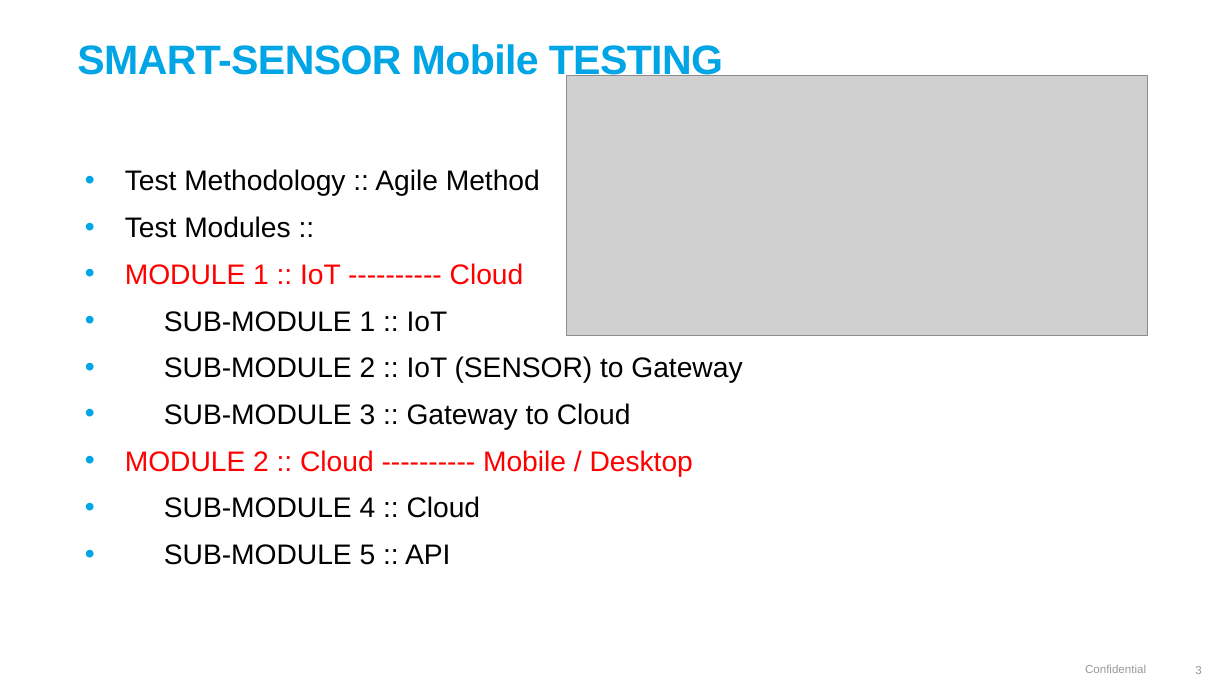
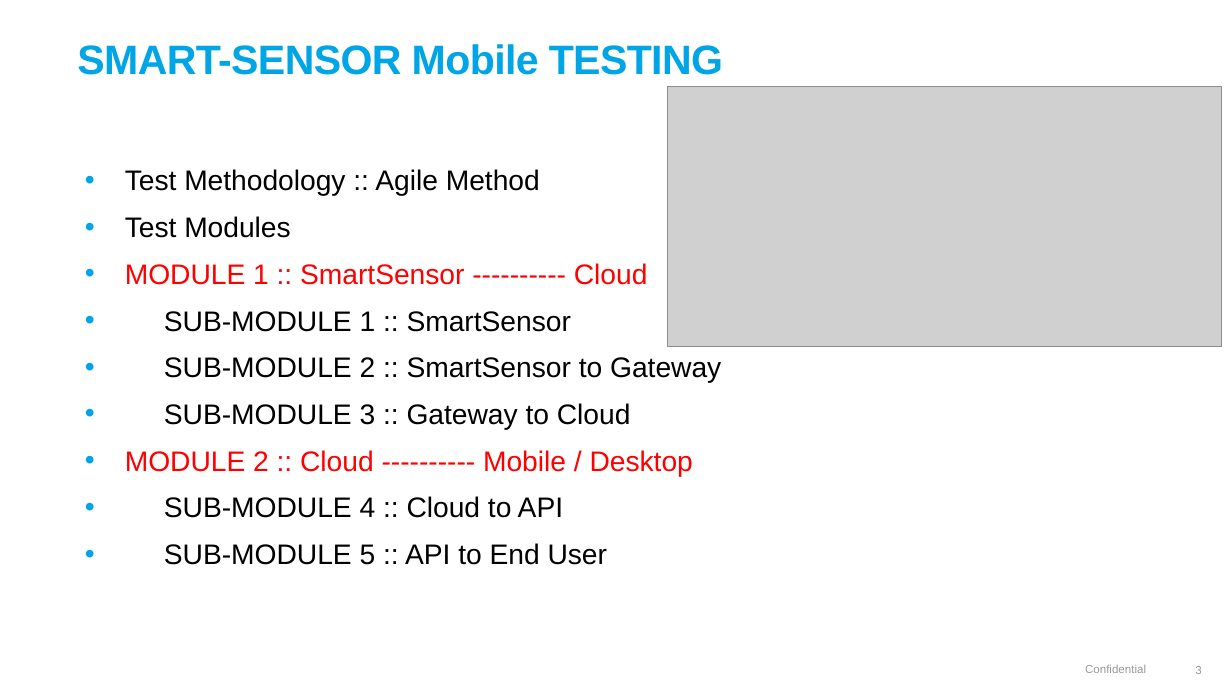
Before and after one commit to lasse1900/test_assignment_30032022, a slide deck: slide 3 of QA SIMULATION PROJECT.pptx. Drawn at 1232x693 pixels with LibreOffice and Linux fonts; fonts in the diff are those of the drawing; grey boxes stand for pictures; background and template pictures are left out. Boxes give left, top, right and bottom in pixels: in the first picture for what was removed or moved away, otherwise in the second. Text is boxed around its words. In the diff, an @@ line names an element or a change of style, - is before the commit and + after.

```diff
--- a/QA SIMULATION PROJECT.pptx
+++ b/QA SIMULATION PROJECT.pptx
@@ picture: place and size @@
-picture at box(567, 76, 1148, 335)
+picture at box(667, 87, 1221, 347)
@@ text at box(125, 216, 721, 383): text changed @@
-• Test Modules ::
-• MODULE 1 :: IoT ---------- Cloud
-• SUB-MODULE 1 :: IoT
-• SUB-MODULE 2 :: IoT (SENSOR) to Gateway
+• Test Modules
+• MODULE 1 :: SmartSensor ---------- Cloud
+• SUB-MODULE 1 :: SmartSensor
+• SUB-MODULE 2 :: SmartSensor to Gateway
@@ text at box(164, 496, 608, 565): text changed @@
-• SUB-MODULE 4 :: Cloud
-• SUB-MODULE 5 :: API
+• SUB-MODULE 4 :: Cloud to API
+• SUB-MODULE 5 :: API to End User
```
Also in this commit, not shown: 7 other slides changed, 2 slides added.
